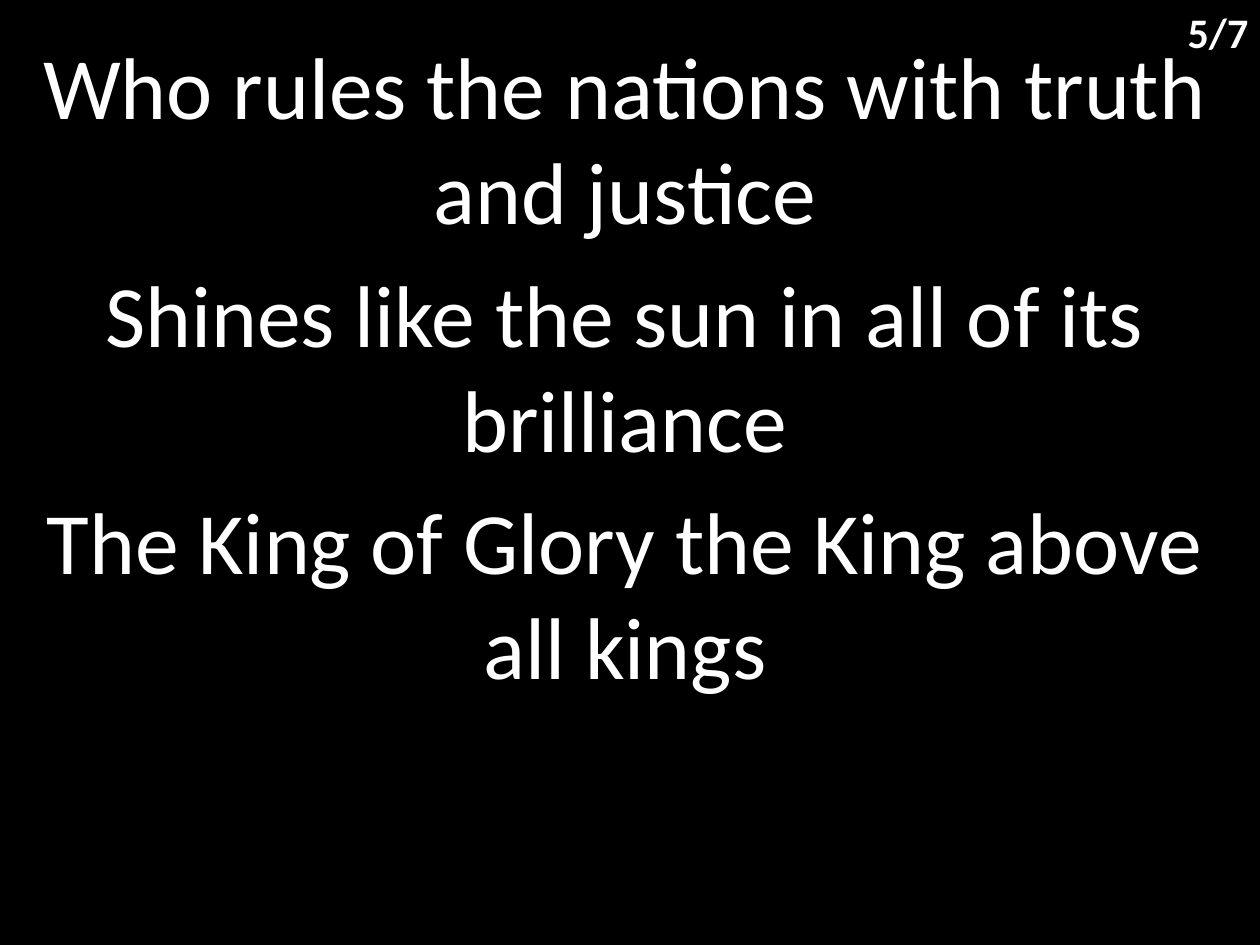
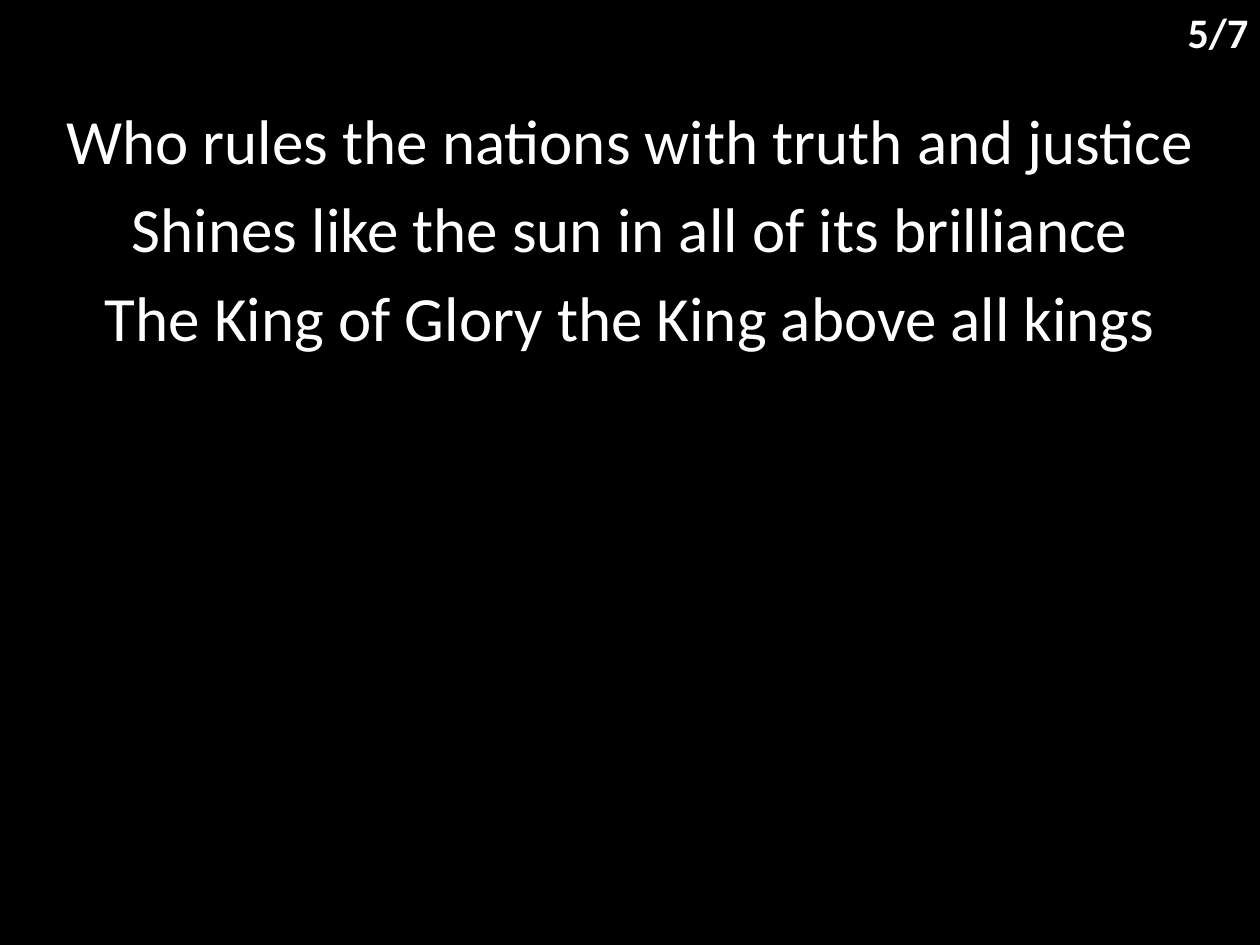
Before and after one commit to hoo-are-ya/worship, a slide deck: slide 6 of docs/songs/this is amazing grace.pptx. Drawn at 1260x945 pixels with LibreOffice and Linux fonts; fonts in the diff are those of the drawing. Boxes give left, top, right and bottom in pixels: in the first picture for what was removed or moved away, otherwise in the second. Text is boxed around its words. In the diff, an @@ line names an element or a change of style, - is before the commit and + after.

```diff
--- a/docs/songs/this is amazing grace.pptx
+++ b/docs/songs/this is amazing grace.pptx
@@ subtitle "Who rules the nations with ...": place and size @@
-subtitle "Who rules the nations with ..." at (43,46,1205,694)
+subtitle "Who rules the nations with ..." at (66,120,1193,352)
@@ subtitle "Who rules the nations with ..." at (66,120,1193,352): size 50 to 36 pt; less space between paragraphs @@
```
Also in this commit, not shown: 6 other slides changed, 2 other files.
